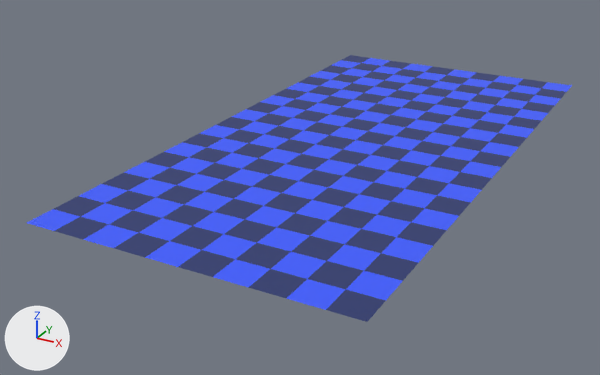
A saved change to the Blender file Assets/Meshes/background.blend.
Both versions are drawn from a 50 mm lens placed at (16.1, -14.0, 9.8), pointed at (3.7, 8.5, -1.5). Every picture has the same lights, and +X, +Y and +Z are marked at lower left.

The scene before the commit, as lines of its bpy script (objects in view):
```python
ob_block = bpy.data.objects.new('block', me_plane)
ob_block.location = (0.0, 0.0, 0.0)
```
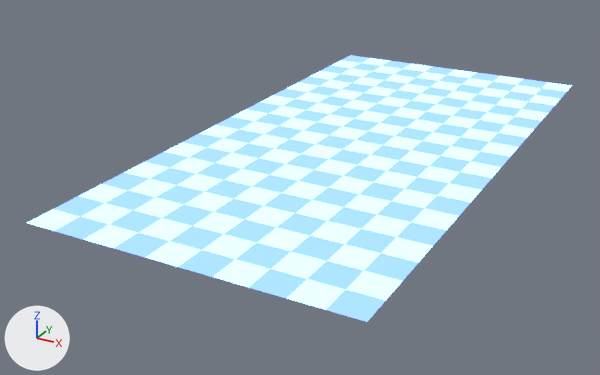
Edits to the bpy script that builds the scene:
```text
Change mat_material_light:
    remove n0 = _N.new('ShaderNodeRGB'); n0.name = 'RGB'
    remove n0.outputs[0].default_value = (0.0277, 0.0673, 0.656, 1.0)  # 'Color', blue #2e49d4
    where n2 = _N.new('ShaderNodeBsdfPrincipled'); n2.name = 'Principled BSDF'
    n2.inputs[28].default_value: 0.5 -> 20.0  # 'Emission Strength'
    add n0 = _N.new('ShaderNodeRGB'); n0.name = 'RGB'
    add n0.outputs[0].default_value = (0.0393, 0.0985, 1.0, 1.0)  # 'Color', blue #3858ff
Change mat_material_dark:
    where n1 = _N.new('ShaderNodeBsdfPrincipled'); n1.name = 'Principled BSDF'
    n1.inputs[28].default_value: 0.9 -> 15.0  # 'Emission Strength'
    where n2 = _N.new('ShaderNodeRGB'); n2.name = 'RGB'
    n2.outputs[0].default_value: (0.0104, 0.0179, 0.0783, 1.0) -> (0.0253, 0.0479, 0.243, 1.0)  # 'Color', dark blue #1a244f -> 'Color', blue #2c3e87
```

Changed parts and their boxes [x1, y1, x2, y2] in the pictures (600 x 375 px):
'block', recoloured, surface changed: [27, 55, 572, 322] in both
